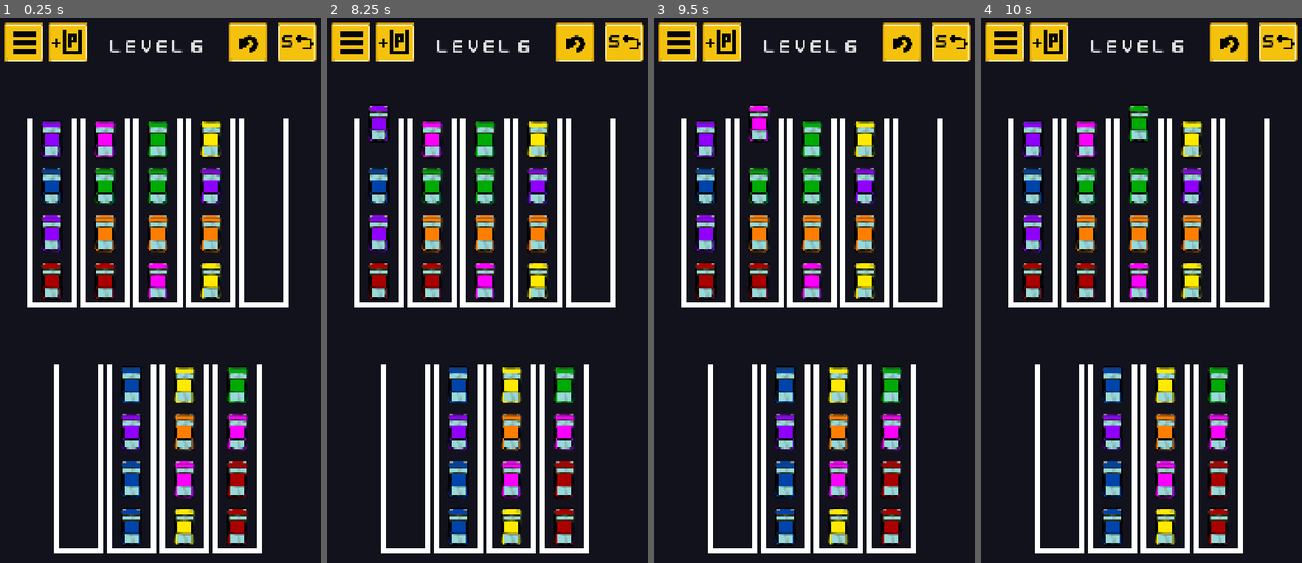
Above: before the commit, frames 1-4 (left to right).
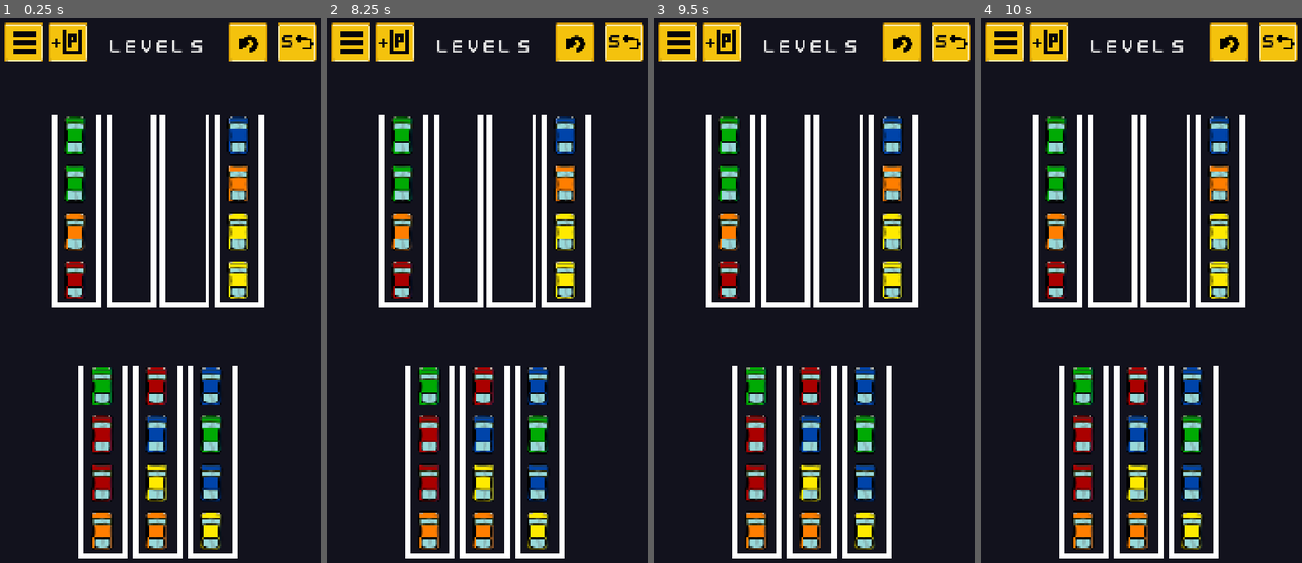
Above: after the commit, the same moments.

Repository: SamiErenBayhan/GodotBallSortPuzzle
Game: Godot game, scene res://Scenes/main.tscn
The game is run twice, just before and just after one commit, with the same random seed, the same clock (stepped at 60 frames per second) and the same inputs.
Inputs (mouse positions are in pixels of both pictures, inside the frame that each line leads up to):
- Up to frame 1 (0.25 s): no input
- Up to frame 2 (8.25 s): click (574, 45) at 0.5 s; click (574, 45) at 1.25 s; click (574, 45) at 2 s; click "5" at 2.75 s; click (394, 45) at 3.5 s; click "5" at 4.25 s; click (394, 45) at 5 s; click "5" at 5.75 s; click (394, 45) at 6.5 s; click (349, 45) at 7.25 s; tap Enter at 8 s; move the mouse to (378, 214) at 8.02 s; click (378, 214) at 8.17 s
- Up to frame 3 (9.5 s): tap Space at 8.75 s; move the mouse to (759, 214) at 8.77 s; click (759, 214) at 8.92 s
- Up to frame 4 (10 s): tap Enter at 9.5 s; move the mouse to (1138, 214) at 9.52 s; click (1138, 214) at 9.67 s

The runs differ from the first frame. In frame 1, 29% of the frame differs, in the area x 8-90%, y 5-100%; in frame 2, 29%; in frame 3, 29%; in frame 4, 29%.

Commit message:
ios için değişiklikler

Diff:
--- /dev/null
+++ b/Assets/icon.svg
@@ -0,0 +1 @@
+<svg xmlns="http://www.w3.org/2000/svg" width="128" height="128"><rect width="124" height="124" x="2" y="2" fill="#363d52" stroke="#212532" stroke-width="4" rx="14"/><g fill="#fff" transform="translate(12.322 12.322)scale(.101)"><path d="M105 673v33q407 354 814 0v-33z"/><path fill="#478cbf" d="m105 673 152 14q12 1 15 14l4 67 132 10 8-61q2-11 15-15h162q13 4 15 15l8 61 132-10 4-67q3-13 15-14l152-14V427q30-39 56-81-35-59-83-108-43 20-82 47-40-37-88-64 7-51 8-102-59-28-123-42-26 43-46 89-49-7-98 0-20-46-46-89-64 14-123 42 1 51 8 102-48 27-88 64-39-27-82-47-48 49-83 108 26 42 56 81zm0 33v39c0 276 813 276 814 0v-39l-134 12-5 69q-2 10-14 13l-162 11q-12 0-16-11l-10-65H446l-10 65q-4 11-16 11l-162-11q-12-3-14-13l-5-69z"/><path d="M483 600c0 34 58 34 58 0v-86c0-34-58-34-58 0z"/><circle cx="725" cy="526" r="90"/><circle cx="299" cy="526" r="90"/></g><g fill="#414042" transform="translate(12.322 12.322)scale(.101)"><circle cx="307" cy="532" r="60"/><circle cx="717" cy="532" r="60"/></g></svg>
--- a/Scenes/main.tscn
+++ b/Scenes/main.tscn
@@ -20,6 +20,9 @@
 [node name="Node" type="Node" parent="." unique_id=140154311]
 script = ExtResource("3_8gbba")
 
+[node name="Camera2D" type="Camera2D" parent="." unique_id=1422143263]
+position = Vector2(544, 960)
+
 [node name="CanvasLayer" type="CanvasLayer" parent="." unique_id=1156831808]
 
 [node name="TubesVBox" type="VBoxContainer" parent="CanvasLayer" unique_id=1430370067]
--- a/Scripts/main.gd
+++ b/Scripts/main.gd
@@ -35,7 +35,7 @@
 	"Turquoise": preload("res://Assets/cars/Turquoise.png")
 }
 
-var current_level: int = 6
+var current_level: int = 5
 var selected_tube = null
 var balls_in_transit: Array = []
 var move_history: Array = []
--- /dev/null
+++ b/icon.svg
@@ -0,0 +1 @@
+<svg xmlns="http://www.w3.org/2000/svg" width="128" height="128"><rect width="124" height="124" x="2" y="2" fill="#363d52" stroke="#212532" stroke-width="4" rx="14"/><g fill="#fff" transform="translate(12.322 12.322)scale(.101)"><path d="M105 673v33q407 354 814 0v-33z"/><path fill="#478cbf" d="m105 673 152 14q12 1 15 14l4 67 132 10 8-61q2-11 15-15h162q13 4 15 15l8 61 132-10 4-67q3-13 15-14l152-14V427q30-39 56-81-35-59-83-108-43 20-82 47-40-37-88-64 7-51 8-102-59-28-123-42-26 43-46 89-49-7-98 0-20-46-46-89-64 14-123 42 1 51 8 102-48 27-88 64-39-27-82-47-48 49-83 108 26 42 56 81zm0 33v39c0 276 813 276 814 0v-39l-134 12-5 69q-2 10-14 13l-162 11q-12 0-16-11l-10-65H446l-10 65q-4 11-16 11l-162-11q-12-3-14-13l-5-69z"/><path d="M483 600c0 34 58 34 58 0v-86c0-34-58-34-58 0z"/><circle cx="725" cy="526" r="90"/><circle cx="299" cy="526" r="90"/></g><g fill="#414042" transform="translate(12.322 12.322)scale(.101)"><circle cx="307" cy="532" r="60"/><circle cx="717" cy="532" r="60"/></g></svg>
--- a/project.godot
+++ b/project.godot
@@ -25,7 +25,7 @@
 window/size/window_width_override=450
 window/size/window_height_override=800
 window/stretch/mode="canvas_items"
-window/stretch/aspect="expand"
+window/stretch/aspect="keep_width"
 window/handheld/orientation=1
 
 [input_devices]
Not shown, added: Assets/icon.svg.import
Not shown, changed: export_presets.cfg
Not shown, added: icon.svg.import
